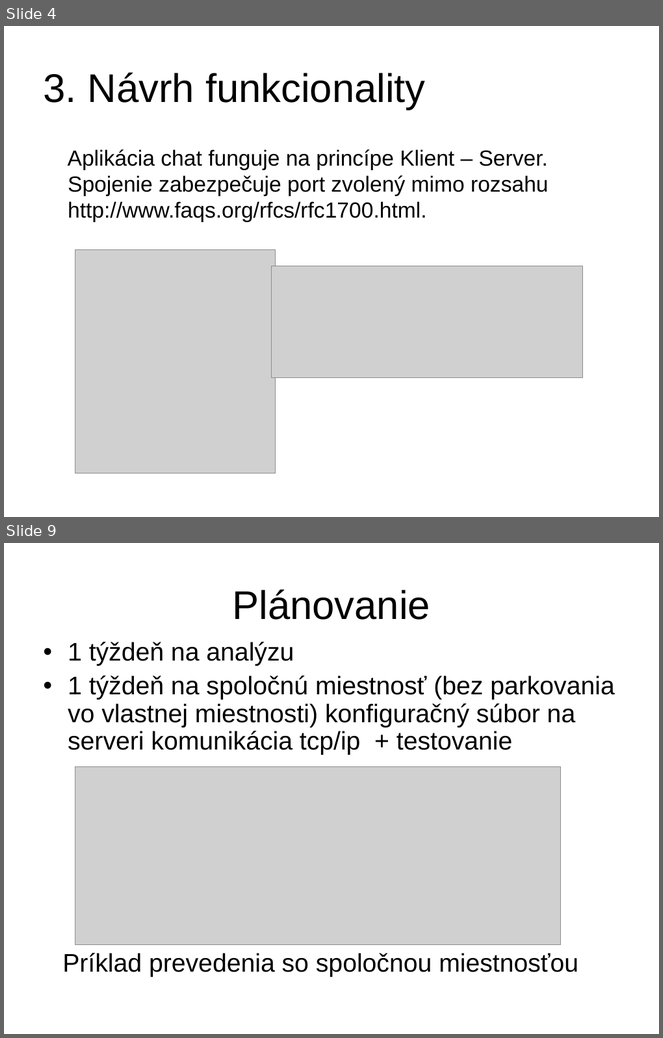
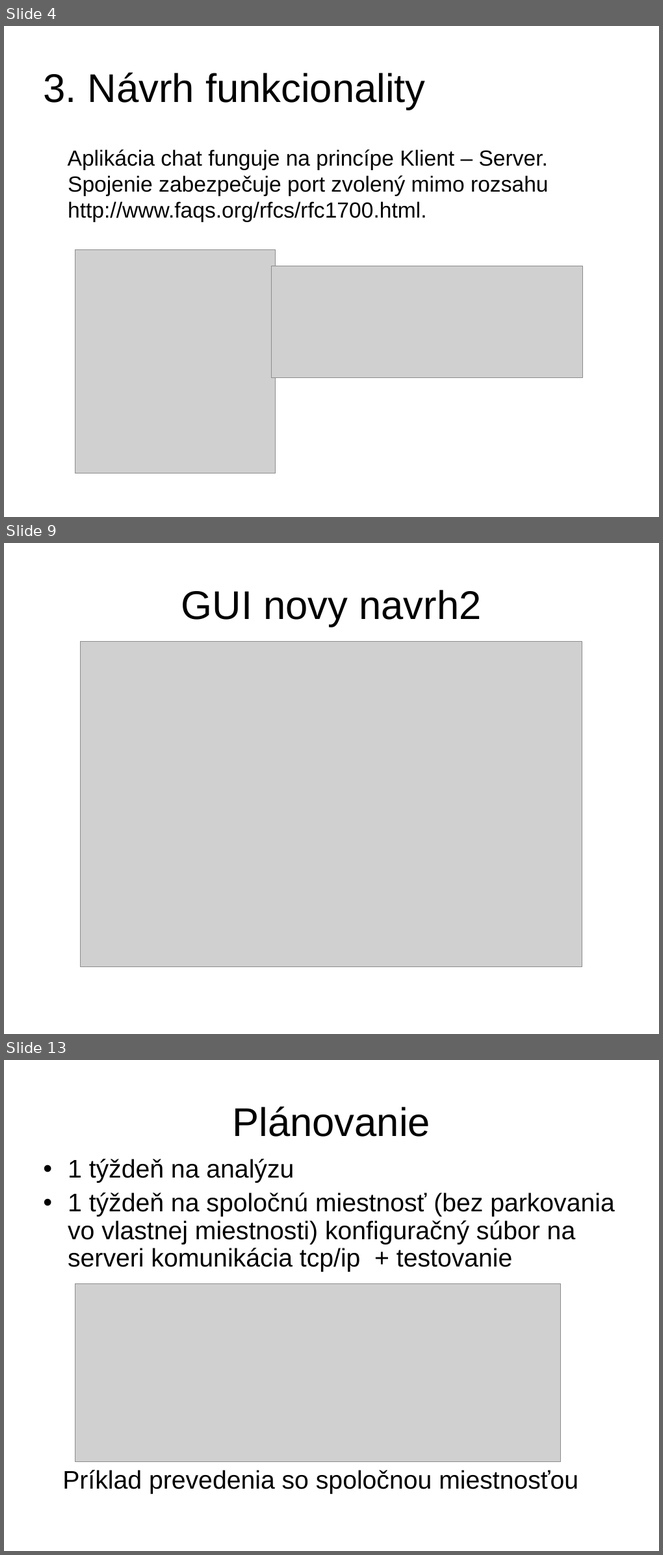
Before and after one commit to estamina/roomers, a slide deck: doc/chat.stano.ppt. Shown one above the other, each under a label of ours: slides 4 and 9 before the commit, slides 4, 9 and 13 after it; the slides between them are not shown. The pictures are 663x1038 and 663x1555 pixels, drawn with LibreOffice and Linux fonts; fonts in the diff are those of the drawing; grey boxes stand for pictures; background and template pictures are left out. Boxes give left, top, right and bottom in pixels: in the first picture for what was removed or moved away, otherwise in the second. Text is boxed around its words. In the diff, an @@ line names an element or a change of style, - is before the commit and + after.

```diff
--- a/doc/chat.stano.ppt
+++ b/doc/chat.stano.ppt
@@ slide 9 added at bbox=[4, 543, 659, 1034], background #FFFFFF @@
@@ title added at bbox=[181, 590, 481, 627], 44 pt, text #000000 @@
+GUI novy navrh2
@@ picture added at bbox=[81, 641, 582, 967] @@
@@ what was slide 9 is now slide 13 @@
```
Also in this commit, not shown: 5 slides changed, 3 other slides added, 1 other file.
